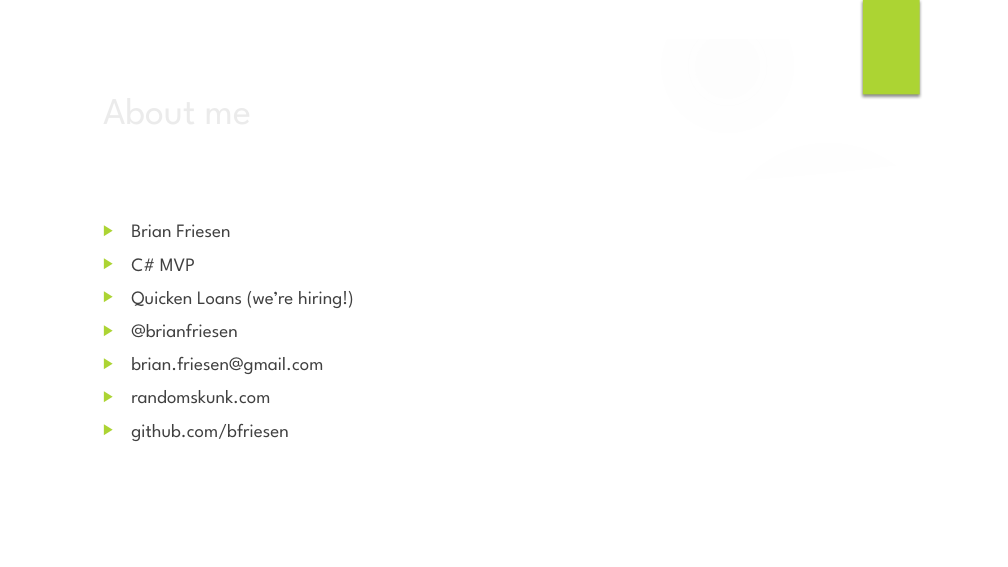
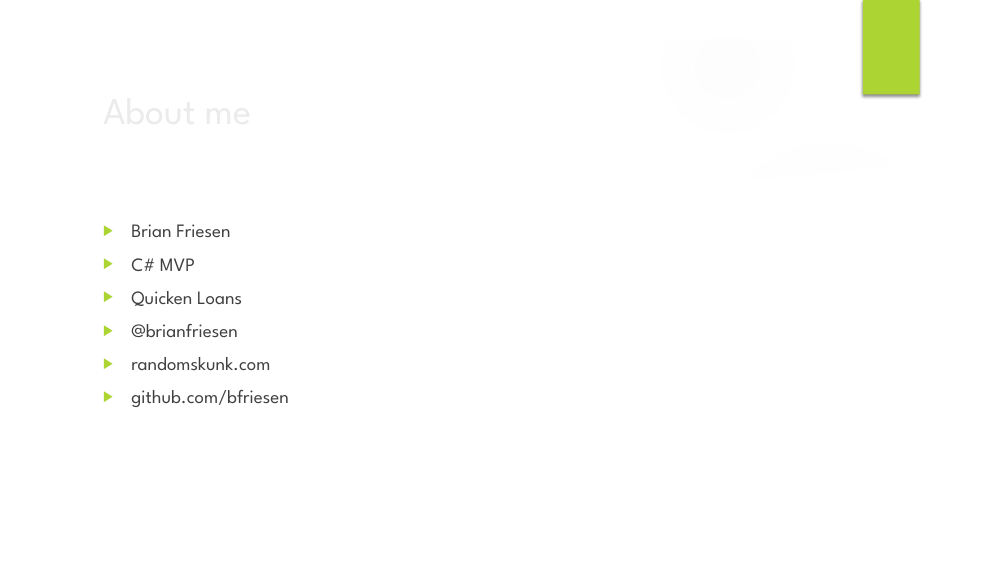
Before and after one commit to bfriesen/MetaDemo, a slide deck: slide 2 of I’m So Meta, Even This tAlk.pptx. Drawn at 1008x567 pixels with LibreOffice and Linux fonts; fonts in the diff are those of the drawing; background and template pictures are left out. Boxes give left, top, right and bottom in pixels: in the first picture for what was removed or moved away, otherwise in the second. Text is boxed around its words. In the diff, an @@ line names an element or a change of style, - is before the commit and + after.

Commit message:
More powerpoint changes.

```diff
--- a/I’m So Meta, Even This tAlk.pptx
+++ b/I’m So Meta, Even This tAlk.pptx
@@ text at <box>131,291,242,306</box>: text changed @@
-▶ Quicken Loans (we’re hiring!)
+▶ Quicken Loans
@@ text at <box>131,357,323,374</box>: paragraph removed @@
-▶ brian.friesen@gmail.com
```
Also in this commit, not shown: 1 other slide changed, 4 slides added, 1 slide removed.
